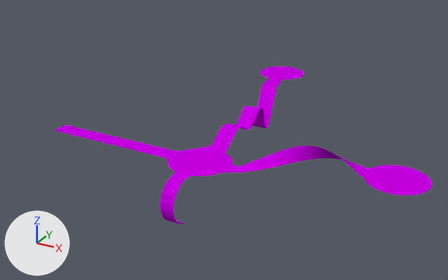
An edit to the Blender file scenes/phone-bank-jx.blend, drawn before and after from the same camera.
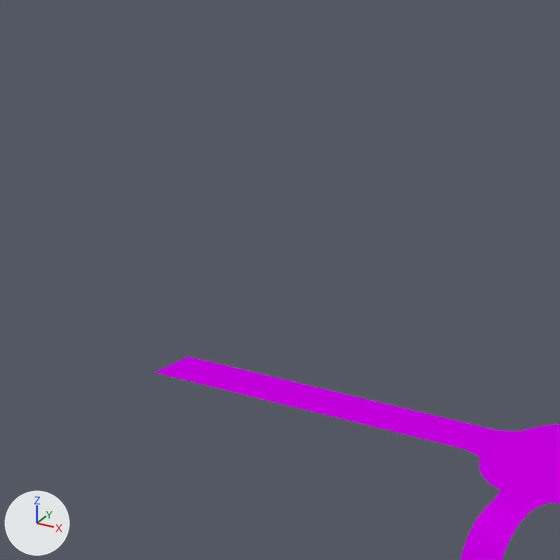
Each version is shown whole from a 50 mm lens placed at (30.9, -50.9, 28.5), pointed at (-1.0, 7.1, -0.4), then close up on the part from 0% to 44% of the width and 0% to 70% of the height. The axes (+X, +Y, +Z) are drawn at lower left. The lights are the same throughout.

Names of what the first close-up shows: 'WalkMesh'.
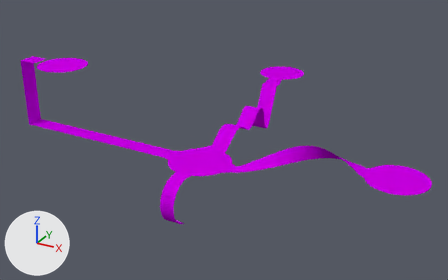
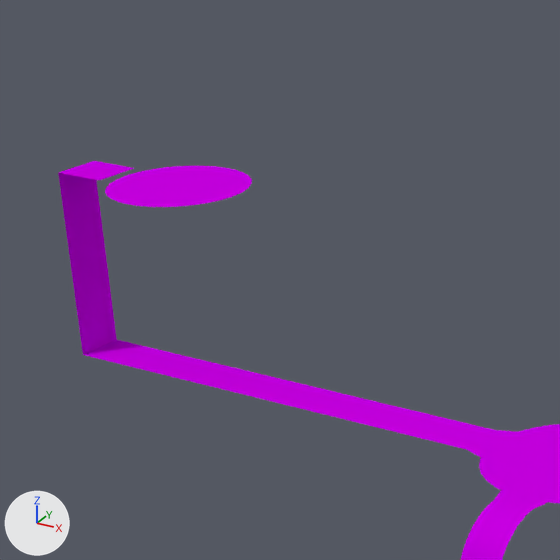
Patch to the scene script:
```diff
--- a/scenes/phone-bank-jx.blend.py
+++ b/scenes/phone-bank-jx.blend.py
@@ me_walkmesh @@
 # used by ob_walkmesh; location = (0.0, 0.0, 0.0)
-me_walkmesh.from_pydata(...)  # 277 vertices, 117 faces, 1 loose edge; spans x -19.5..23.8, y -6.5..23.8, z -5.0..4.7
+me_walkmesh.from_pydata(...)  # 324 vertices, 130 faces, 1 loose edge; spans x -23.6..23.8, y -6.5..23.8, z -5.0..8.0
+# me_walkmesh part 1: a new loose piece of 32 vertices spanning x -20.8..-15.2, y -2.8..2.8, z 8.0, in mat_walkmesh (pink #c900e7)
+# me_walkmesh part 2
+# 5 new vertices lie (-4.1, 0.0, 0.0) away from vertices in x -19.5, y -1.0..1.0, z 0.0
+# 5 new vertices lie (0.0, 0.0, 8.0) away from vertices in x -23.6, y -1.0..1.0, z 0.0
+# 5 new vertices lie (2.3, 0.0, 0.0) away from vertices in x -23.6, y -1.0..1.0, z 8.0
+# 12 new faces join them
 me_walkmesh.materials.append(mat_walkmesh)
```

Location of each change, (x1, y1, x2, y2) in pixels of the close-ups (560 x 560 px):
'WalkMesh', reshaped
    before: (155, 357, 560, 560)
    after: (58, 161, 560, 560)
part 1 of me_walkmesh, added (pink)
    after: (105, 166, 252, 207)
part 2 of me_walkmesh, added
    after: (58, 161, 187, 373)
